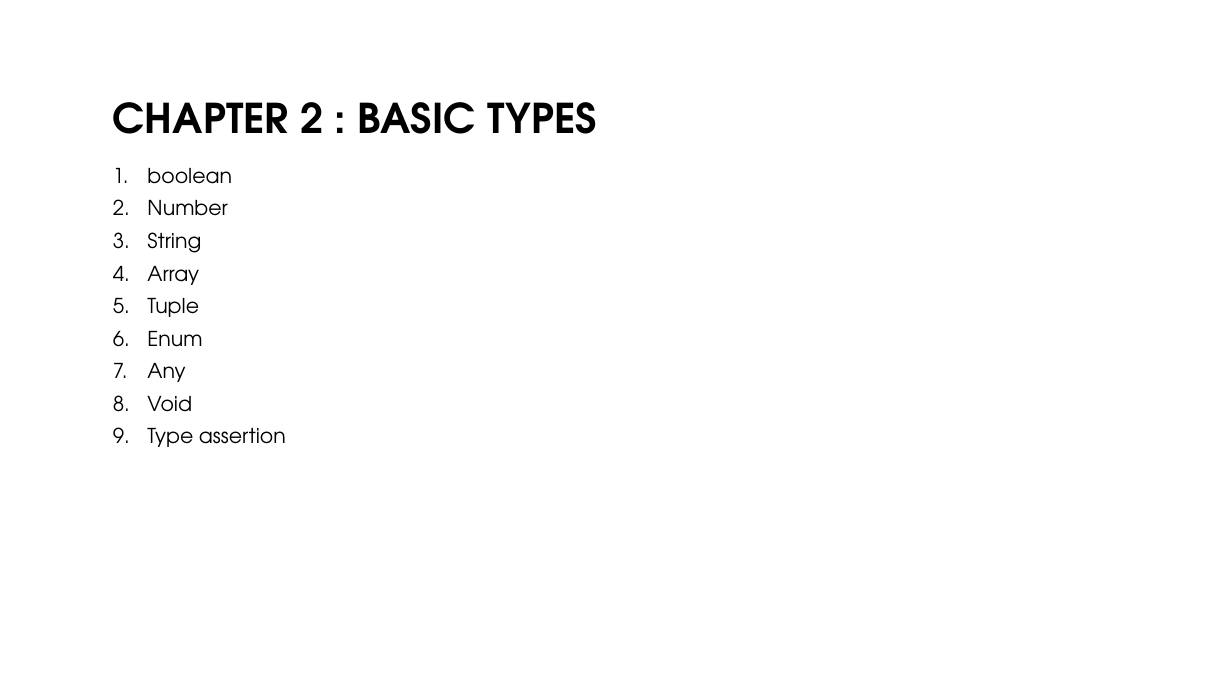
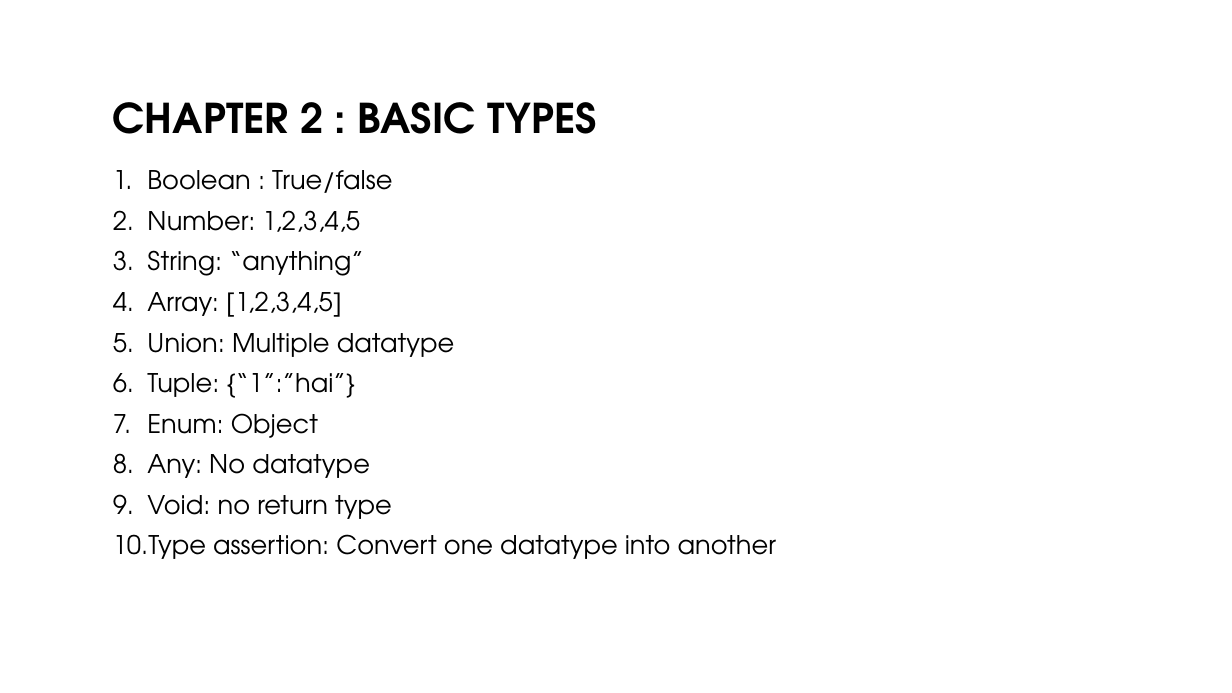
Before and after one commit to monicka2479/Typescript, a slide deck: slide 7 of Typescript Presentation.pptx (slide 5 before the commit). Drawn at 1232x693 pixels with LibreOffice and Linux fonts; fonts in the diff are those of the drawing; background and template pictures are left out. Boxes give left, top, right and bottom in pixels: in the first picture for what was removed or moved away, otherwise in the second. Text is boxed around its words. In the diff, an @@ line names an element or a change of style, - is before the commit and + after.

```diff
--- a/Typescript Presentation.pptx
+++ b/Typescript Presentation.pptx
@@ text at [113,170,776,559]: text changed; size 16 to 20 pt @@
-1. boolean
-2. Number
-3. String
-4. Array
-5. Tuple
-6. Enum
-7. Any
-8. Void
-9. Type assertion
+1. Boolean : True/false
+2. Number: 1,2,3,4,5
+3. String: “anything”
+4. Array: [1,2,3,4,5]
+5. Union: Multiple datatype
+6. Tuple: {“1”:”hai”}
+7. Enum: Object
+8. Any: No datatype
+9. Void: no return type
+10. Type assertion: Convert one datatype into another
```
Also in this commit, not shown: 7 other slides changed, 3 slides added, 6 other files.
